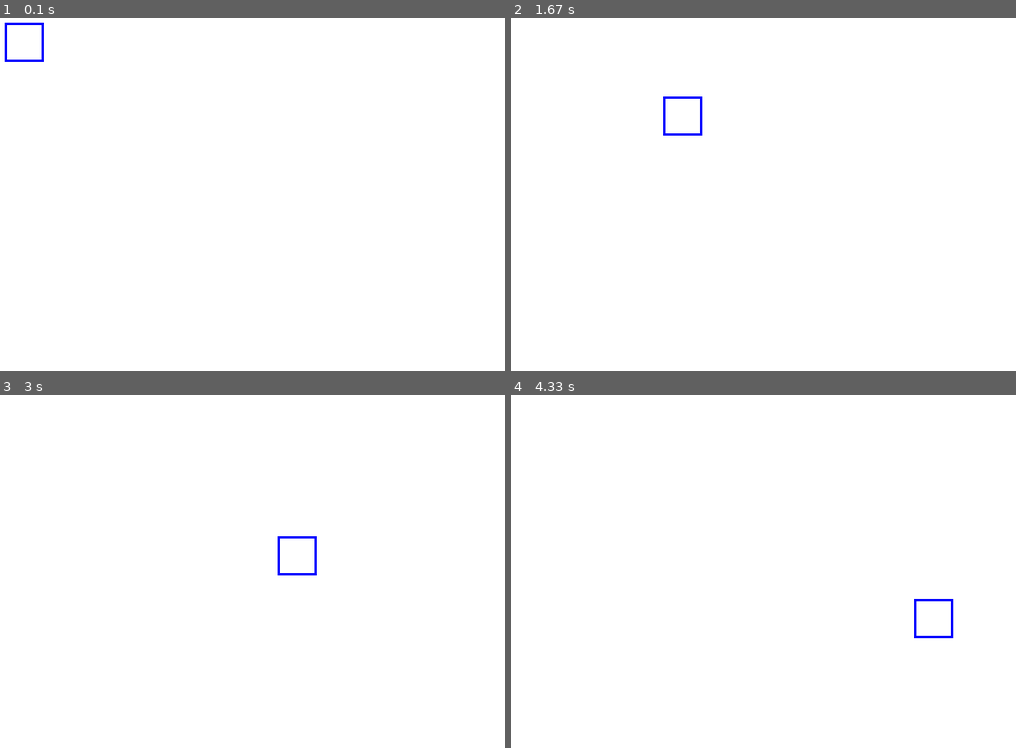
Above: before the commit, frames 1-4 (two rows, left to right).
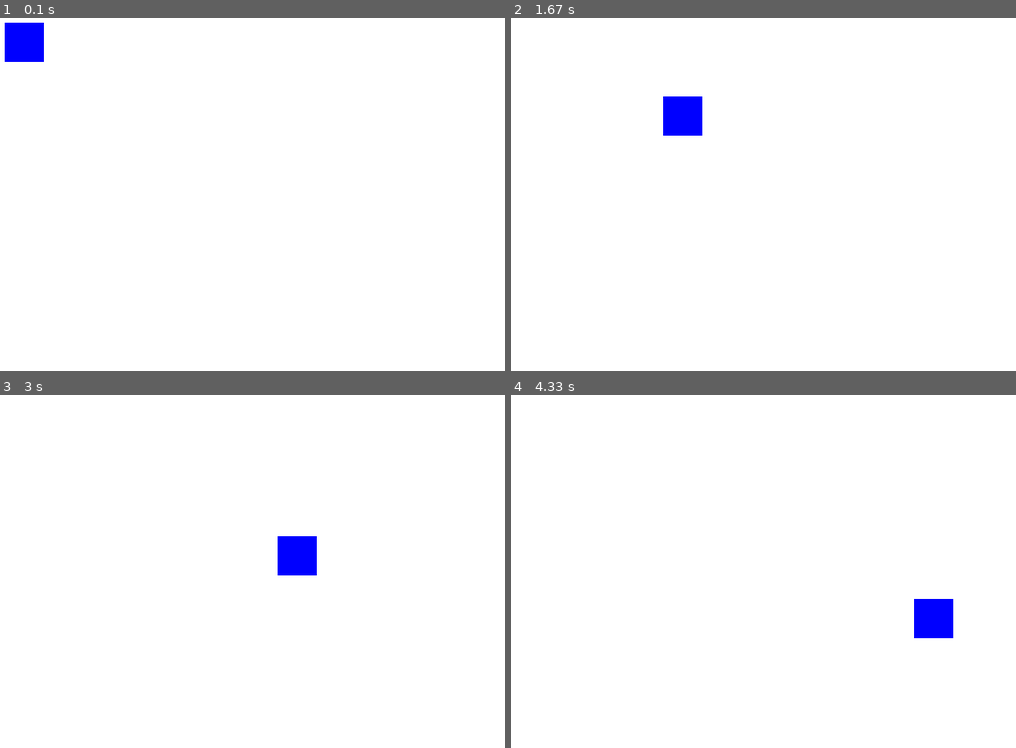
Above: after the commit, the same moments.

Repository: brettpilch/test_pygame
Game: pygame game, started from bouncing_rectangle.py
Same seed, same stepped clock (60 frames per second), same inputs: the game is played once before the commit and once after it.
Inputs:
- Up to frame 1 (0.1 s): no input
- Up to frame 2 (1.67 s): no input
- Up to frame 3 (3 s): no input
- Up to frame 4 (4.33 s): no input

The runs differ from the first frame. In frame 1, 0.7% of the frame differs, in the area x 1-9%, y 2-12%; in frame 2, 0.7%; in frame 3, 0.7%; in frame 4, 0.7%.

Commit message:
fill in rectangle in bouncing_rectangle.py

Diff:
--- a/bouncing_rectangle.py
+++ b/bouncing_rectangle.py
@@ -51,7 +51,7 @@
 rect_color = BLUE
 
 # Thicknesses:
-rect_thickness = 3
+rect_thickness = 0 # 0 => filled
 
 # -------- Main Program Loop -----------
 while not done:
@@ -76,7 +76,7 @@
     # above this, or they will be erased with this command.
     screen.fill(WHITE)
 
-    pygame.draw.rect(screen, rect_color, [rect_x, rect_y, rect_width, rect_height], rect_thickness)
+    pygame.draw.rect(screen, rect_color, [rect_x, rect_y, rect_width, rect_height])
 
     # --- Go ahead and update the screen with what we've drawn.
     pygame.display.flip()
